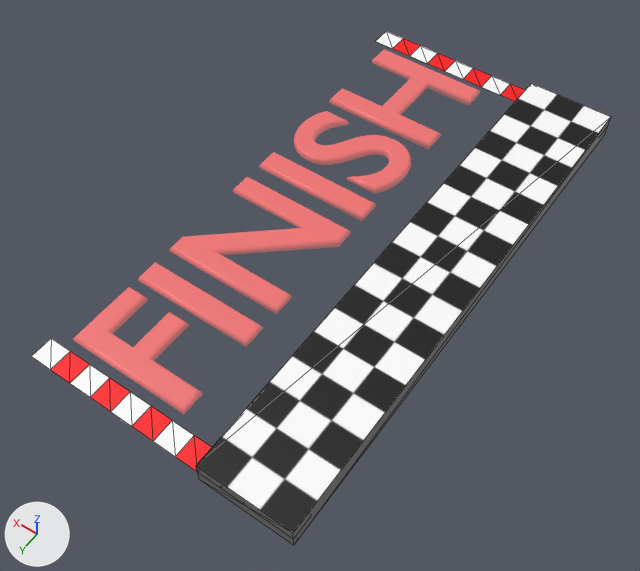
The Blender file common/finish_line_mini/finish_line_mini.blend, before and after one commit.
Both versions are drawn from a 50 mm lens placed at (-0.255, 0.73, 0.911), pointed at (0.181, 0.12, -0.048). The axes (+X, +Y, +Z) are drawn at lower left. The lights are the same throughout. Mesh edges are drawn as thin lines on the coarser meshes.
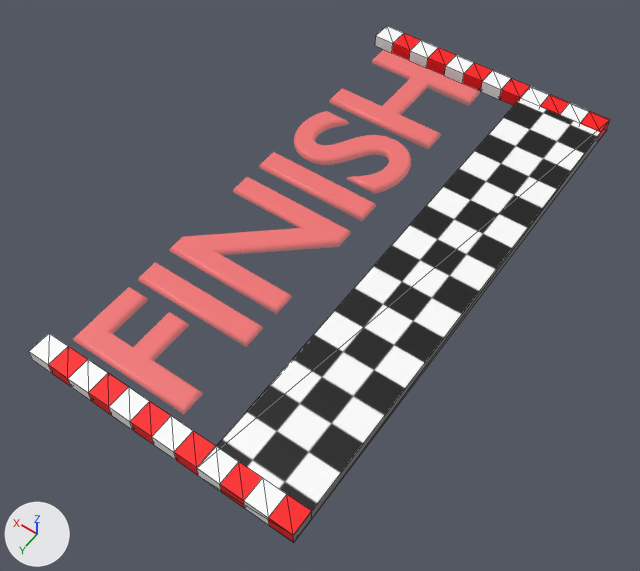
Boxes [x1, y1, x2, y2] around the edits, measured in the pictures (640 x 571 px):
'Cube', rescaled: before [196, 83, 611, 545]; after [200, 98, 606, 543]
'Plane.001', reshaped, moved, rescaled: before [31, 338, 212, 472]; after [29, 333, 312, 542]
'Plane', reshaped, moved, rescaled: before [376, 31, 525, 101]; after [375, 26, 610, 141]

The edits, one by one:
me_plane_001 is used by ob_plane; location (0.183, -0.338, 0.0); scale (0.4, 0.0167, 0.667).
me_plane_001 had 50 vertices, 24 faces, 1 loose edge and spanned x -0.5..0.5, y -1.0..1.0, z 0.0.
me_plane_001 now has 100 vertices, 97 faces and spans x -0.5..0.5, y -1.0..1.0, z 0.0..0.02.
Part 1, on me_plane_001:
24 faces are deleted.
1 loose edge is deleted.
50 vertices are added at x -0.5..0.5, y -1.0..1.0, z 0.02.
49 new faces join them, mat_white (white #ffffff).
48 new faces join them, mat_red (red #ff0009).
me_plane_002 is used by ob_plane_001; location (0.183, 0.429, 0.0); scale (0.4, 0.0167, 0.667).
me_plane_002 had 50 vertices, 24 faces, 1 loose edge and spanned x -0.5..0.5, y -1.0..1.0, z 0.0.
me_plane_002 now has 100 vertices, 97 faces and spans x -0.5..0.5, y -1.0..1.0, z 0.0..0.03.
Part 2, on me_plane_002:
24 faces are deleted.
1 loose edge is deleted.
50 vertices are added at x -0.5..0.5, y -1.0..1.0, z 0.03.
49 new faces join them, mat_white_001 (white #ffffff).
48 new faces join them, mat_red_001 (red #ff0009).
Object 'Cube' (ob_cube) is rescaled from (0.4, 0.0667, 0.0167) to (0.4, 0.0667, 0.01).
Object 'Plane' (ob_plane) moves from (0.183, -0.338, 0.0) to (0.183, -0.338, -0.009).
Object 'Plane' (ob_plane) is rescaled from (0.4, 0.0167, 0.667) to (0.4, 0.0167, 0.866).
Object 'Plane.001' (ob_plane_001) moves from (0.183, 0.429, 0.0) to (0.183, 0.429, -0.009).
Object 'Plane.001' (ob_plane_001) is rescaled from (0.4, 0.0167, 0.667) to (0.4, 0.0167, 0.726).
